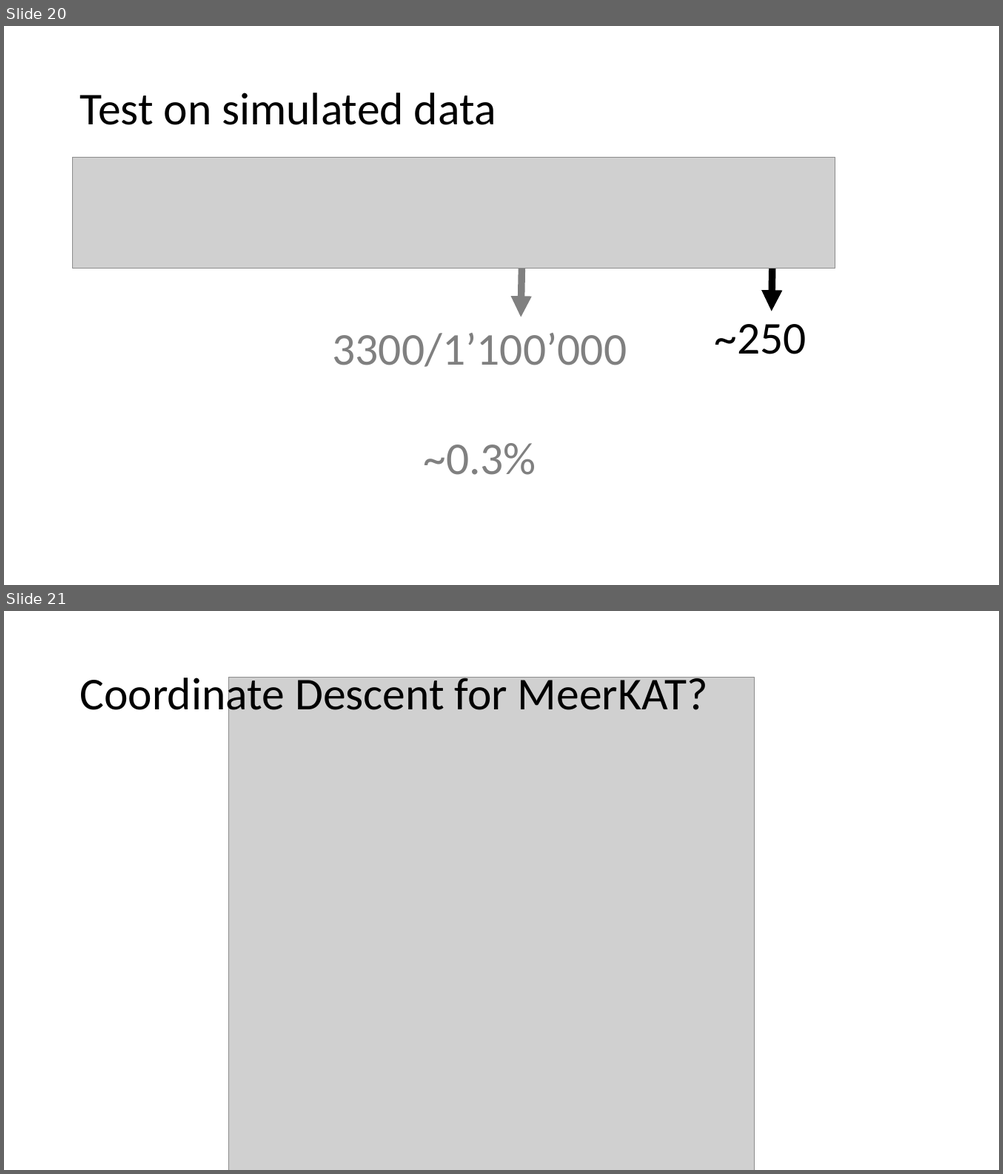
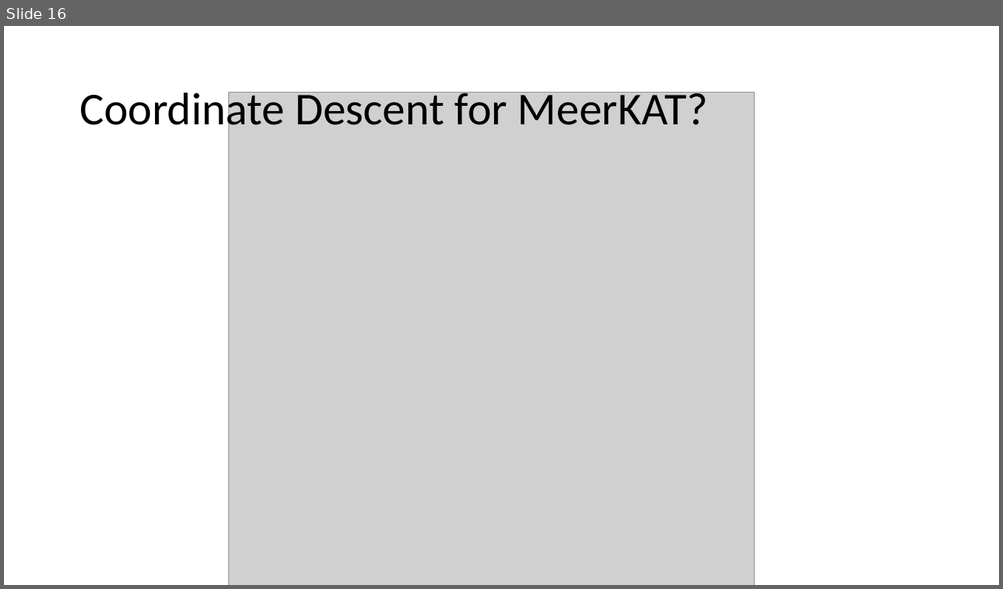
Before and after one commit to lord-blueberry/p8-doc, a slide deck: pp8.pptx. Shown one above the other, each under a label of ours: slides 20 and 21 before the commit, slide 16 after it. The pictures are 1003x1174 and 1003x589 pixels, drawn with LibreOffice and Linux fonts; fonts in the diff are those of the drawing; grey boxes stand for pictures. Boxes give left, top, right and bottom in pixels: in the first picture for what was removed or moved away, otherwise in the second. Text is boxed around its words. In the diff, an @@ line names an element or a change of style, - is before the commit and + after.

```diff
--- a/pp8.pptx
+++ b/pp8.pptx
@@ slide 20 removed at (x1=4, y1=26, x2=999, y2=585), background #FFFFFF @@
@@ title removed at (x1=79, y1=93, x2=496, y2=125) @@
-Test on simulated data
@@ picture removed at (x1=73, y1=157, x2=835, y2=269) @@
@@ arrow removed from (772, 243) to (771, 312) @@
@@ arrow removed from (522, 249) to (521, 317) @@
@@ text removed at (x1=333, y1=333, x2=627, y2=475) @@
-3300/1’100’000
-~0.3%
@@ text removed at (x1=714, y1=324, x2=806, y2=355) @@
-~250
@@ what was slide 21 is now slide 16 @@
```
Also in this commit, not shown: 8 slides changed, 1 slide added.
